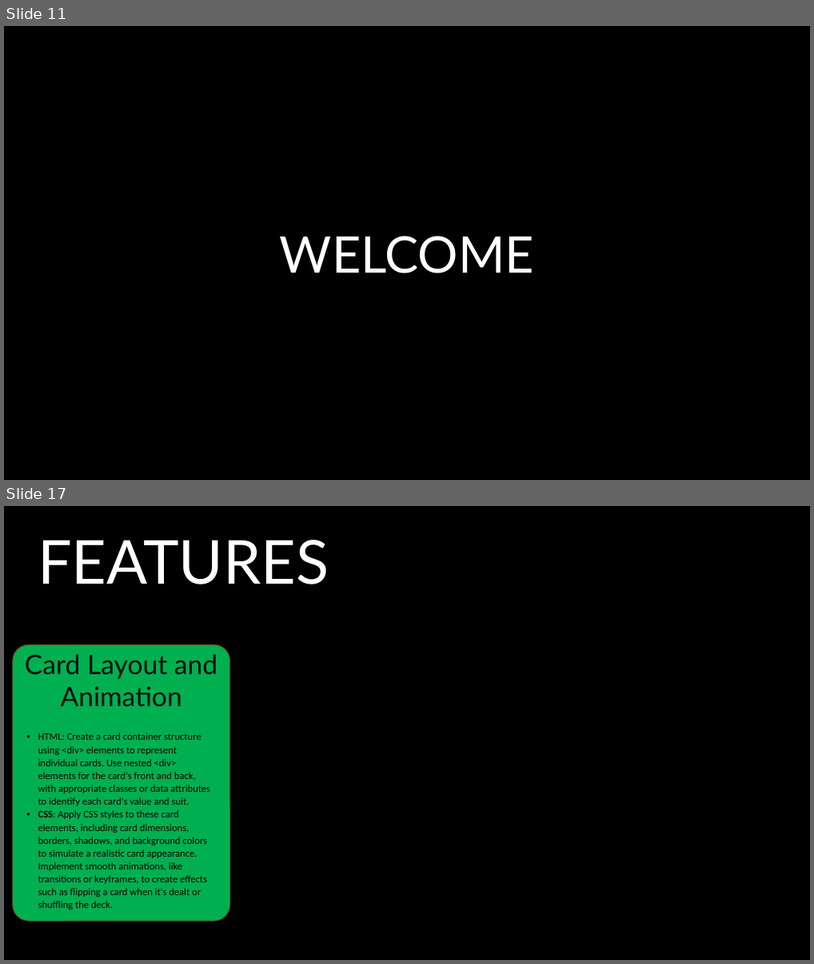
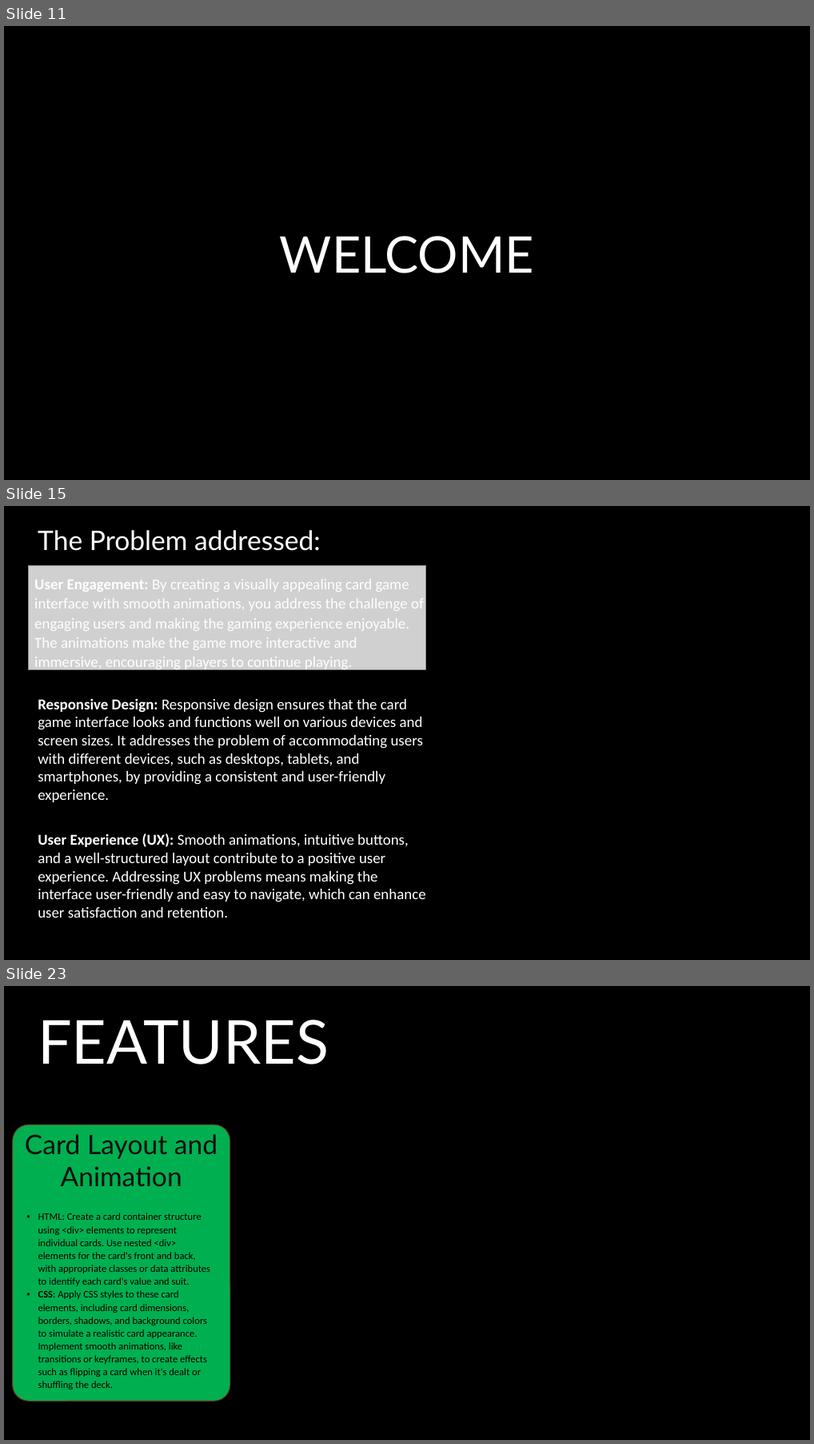
Before and after one commit to JSumlin/Web-Project-1, a slide deck: CSS Project 1.pptx. Shown one above the other, each under a label of ours: slides 11 and 17 before the commit, slides 11, 15 and 23 after it; the slides between them are not shown. The pictures are 814x964 and 814x1444 pixels, drawn with LibreOffice and Linux fonts; fonts in the diff are those of the drawing; grey boxes stand for pictures. Boxes give left, top, right and bottom in pixels: in the first picture for what was removed or moved away, otherwise in the second. Text is boxed around its words. In the diff, an @@ line names an element or a change of style, - is before the commit and + after.

```diff
--- a/CSS Project 1.pptx
+++ b/CSS Project 1.pptx
@@ slide 15 added at <box>4,506,810,960</box>, background #000000 @@
@@ text added at <box>38,530,321,551</box>, 32 pt, text #FFFFFF @@
+The Problem addressed:
@@ picture added at <box>29,565,426,669</box> @@
@@ text added at <box>34,579,424,672</box>, 18 pt, text #FFFFFF @@
+User Engagement: By creating a visually appealing card game interface with smooth animations, you address the challenge of engaging users and making the gaming experience enjoyable. The animations make the game more interactive and immersive, encouraging players to continue playing.
@@ text added at <box>38,698,423,802</box>, 18 pt, text #FFFFFF @@
+Responsive Design: Responsive design ensures that the card game interface looks and functions well on various devices and screen sizes. It addresses the problem of accommodating users with different devices, such as desktops, tablets, and smartphones, by providing a consistent and user-friendly experience.
@@ text added at <box>38,833,426,917</box>, 18 pt, text #FFFFFF @@
+User Experience (UX): Smooth animations, intuitive buttons, and a well-structured layout contribute to a positive user experience. Addressing UX problems means making the interface user-friendly and easy to navigate, which can enhance user satisfaction and retention.
@@ what was slide 17 is now slide 23 @@
```
Also in this commit, not shown: 4 slides changed, 10 other slides added, 2 slides removed.
